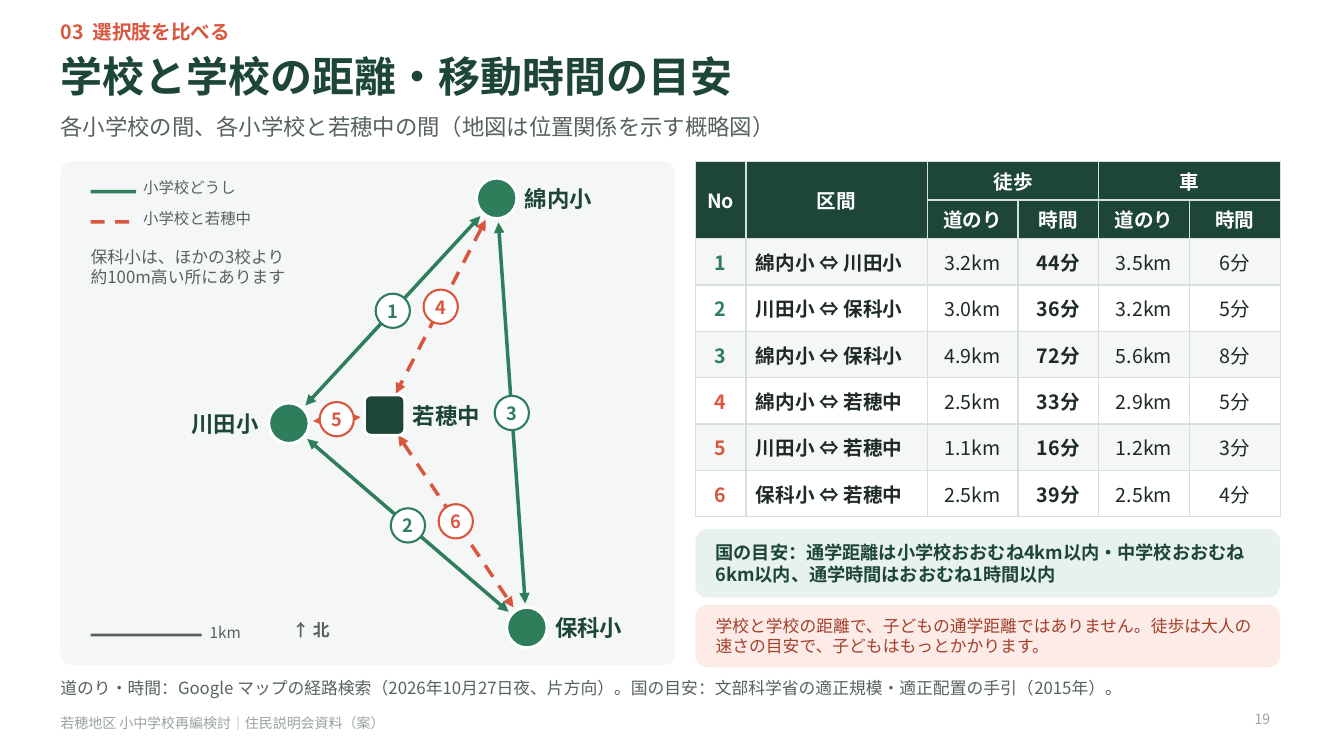
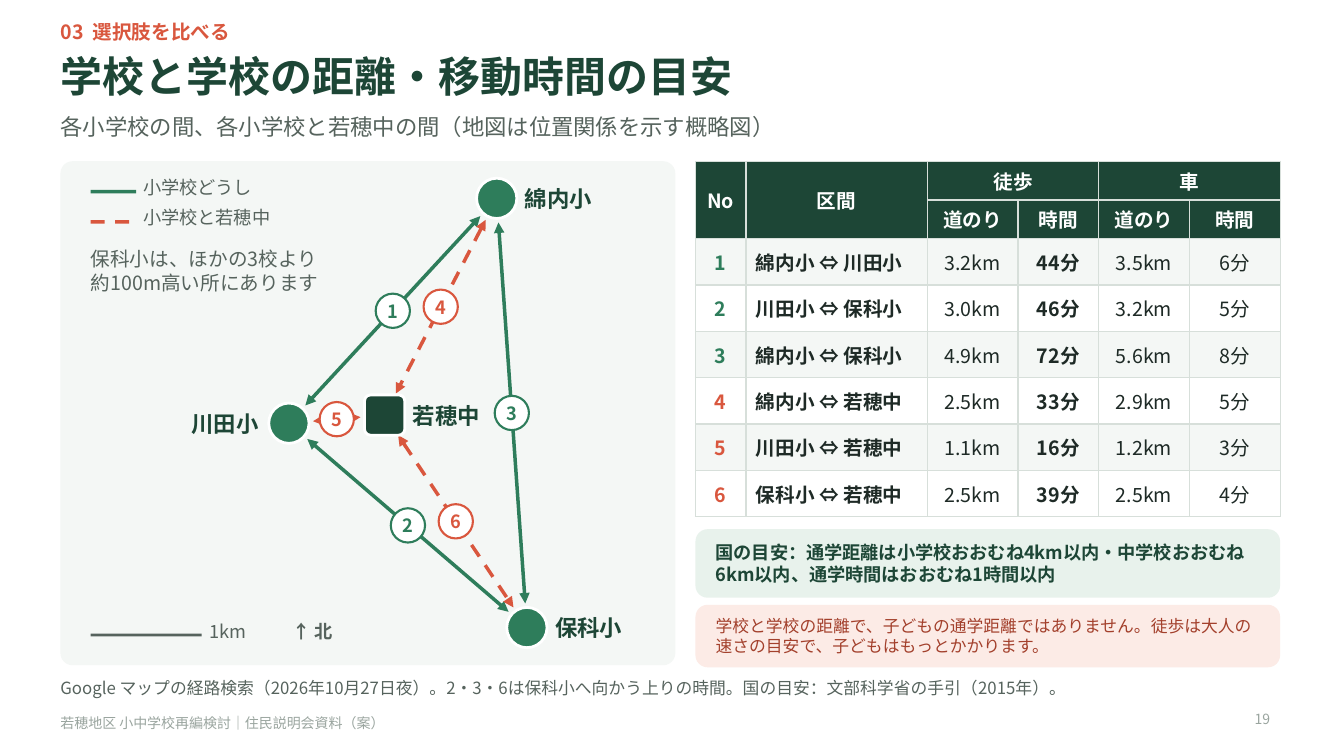
Before and after one commit to Masaki12008/GS, a slide deck: slide 19 of output/若穂地区_住民説明会資料_投影用.pptx. Drawn at 1344x756 pixels with LibreOffice and Linux fonts; fonts in the diff are those of the drawing. Boxes give left, top, right and bottom in pixels: in the first picture for what was removed or moved away, otherwise in the second. Text is boxed around its words. In the diff, an @@ line names an element or a change of style, - is before the commit and + after.

```diff
--- a/output/若穂地区_住民説明会資料_投影用.pptx
+++ b/output/若穂地区_住民説明会資料_投影用.pptx
@@ size 11 to 13 pt in 3 elements at (210,623,247,638), (143,208,270,226), (143,178,252,196) @@
@@ table at (696,161,1280,508) @@
-row 4, column 4: 36分
+row 4, column 4: 46分
@@ text "保科小は、ほかの3校より" at (91,249,319,292): size 12 to 14 pt @@
@@ text "↑ 北" at (315,623,333,640): size 12 to 13 pt @@
@@ text at (60,680,1066,698): text changed @@
-道のり・時間：Google マップの経路検索（2026年10月27日夜、片方向）。国の目安：文部科学省の適正規模・適正配置の手引（2015年）。
+Google マップの経路検索（2026年10月27日夜）。2・3・6は保科小へ向かう上りの時間。国の目安：文部科学省の手引（2015年）。
```
Also in this commit, not shown: 5 other slides changed, 11 other files.
